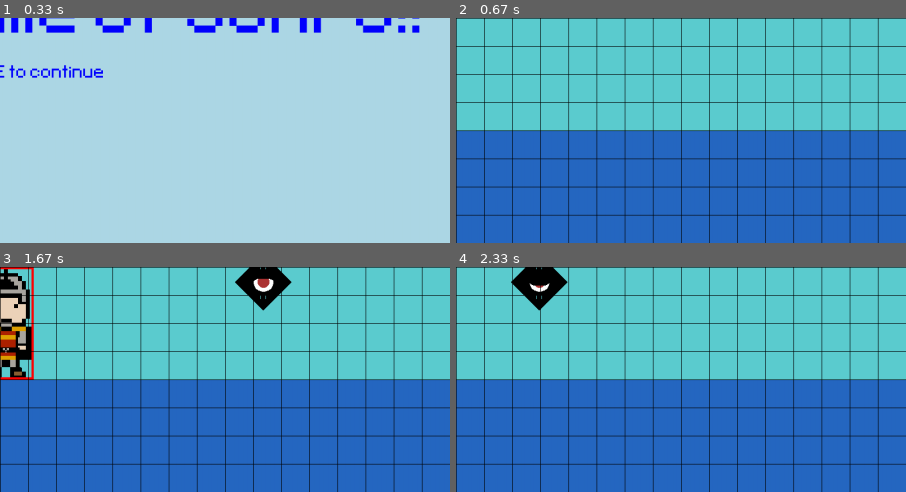
Above: before the commit, frames 1-4 (two rows, left to right).
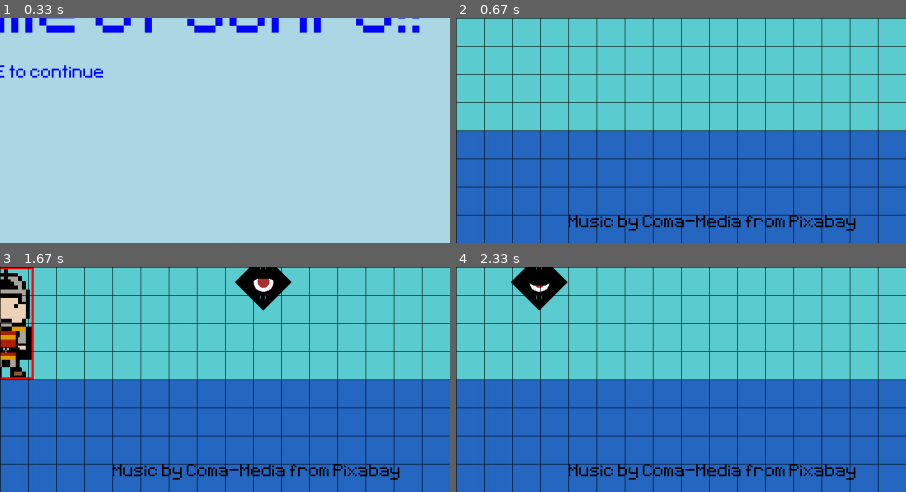
Above: after the commit, the same moments.

Repository: alo40/pygame_pininos
Game: pygame game, started from pininos_main.py
Two runs of this game, one before a commit and one after it. Both use one fixed random seed, a clock stepped at 60 frames per second and the inputs below.
Inputs:
- Up to frame 1 (0.33 s): no input
- Up to frame 2 (0.67 s): tap Space at 0.33 s
- Up to frame 3 (1.67 s): hold Right 0.67-1.13 s; hold Right 1.17-1.63 s
- Up to frame 4 (2.33 s): hold Left 1.67-2.2 s; hold Down from 2.23 s (still down)
The pictures show only the part of the screen within x 50-100%, y 50-100%; the shares and areas given below are measured in that part.

Frame 1 is identical in both runs. In frame 2, 1.6% of the frame differs, in the area x 25-89%, y 87-95%; in frame 3, 1.6%; in frame 4, 1.6%.

Commit message:
added intro music (Music by Coma-Media from Pixabay)

Diff:
--- a/pininos_main.py
+++ b/pininos_main.py
@@ -133,9 +133,9 @@
 
         elif not self.action == Action.JUMPING:
 
-            # # play jump sound (only once)
-            # if pg.mixer.get_busy() == 0 and self.jump_force > 0:
-            #     self.jump_sound.play()
+            # play jump sound (only once)
+            if pg.mixer.get_busy() == 0 and self.jump_force > 0:
+                self.jump_sound.play()
 
             # initiate jump timer > 0
             self.jump_velocity = self.jump_force
@@ -291,6 +291,12 @@
 #########################################################################################
 pg.init()
 
+# load background music
+pg.mixer.music.load("audio/chill-abstract-intention-12099.mp3")
+
+# play background music (infinite loop)
+pg.mixer.music.play(-1)
+
 # set to True for game over / False for game active
 game_mode = Game.START
 game_day = Game.DAY_1  # default
@@ -476,8 +482,6 @@
 
         # draw background
         screen.blit(horizon_surf, (0, 0))
-        # screen.blit(sky_surf, (0, 0))  # (x, y) position
-        # screen.blit(ground_surf, (0, screen_height - ground_rect.height))
 
         # draw second hero using sprites
         hero.draw(screen)
@@ -545,6 +549,10 @@
         text_screen = game_active_font.render(f'Score: {game_score}', False, 'Black')
         screen.blit(text_screen, (1200, 10))
 
+        # print music credit
+        text_screen = game_active_font.render("Music by Coma-Media from Pixabay", False, 'Black')
+        screen.blit(text_screen, (1000, 750))
+
     # LOOP END ##########################################################################
 
     # # Show frame rate in title bar
Not shown, added: audio/chill-abstract-intention-12099.mp3
Not shown, added: graphics/hero_simple.ase
Not shown, changed: graphics/soldier_simple.ase
